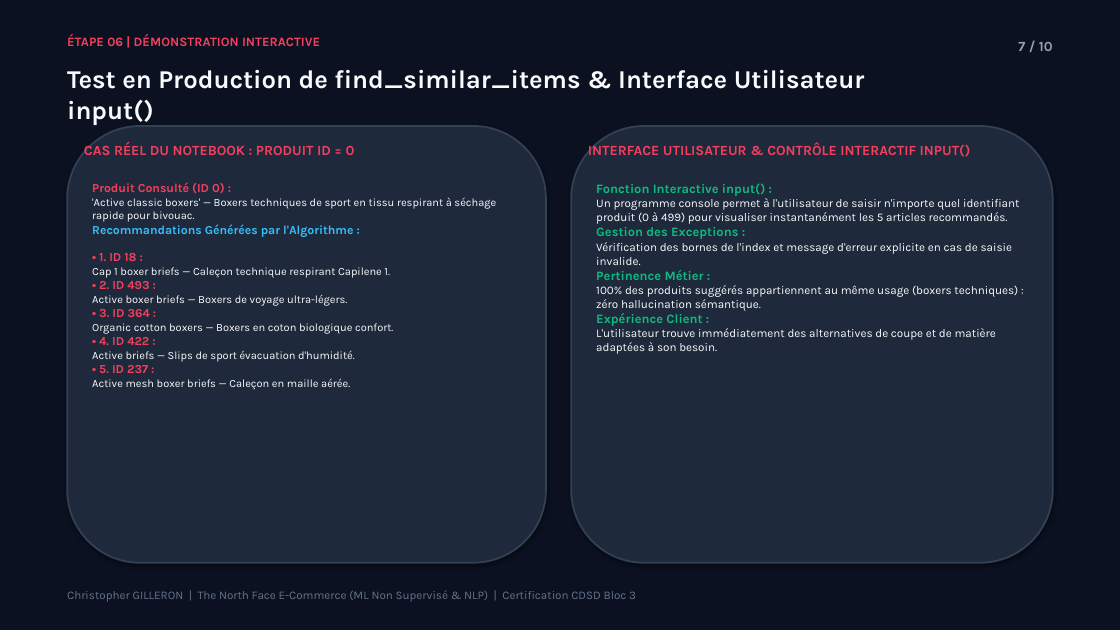
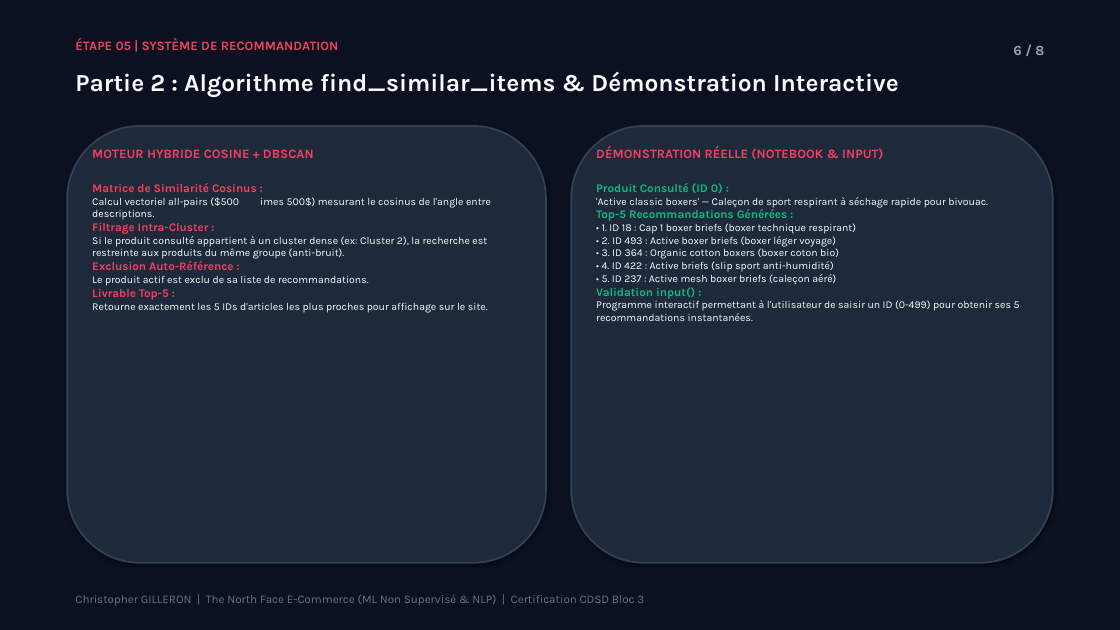
Before and after one commit to Elkristobal59/CERTIFICATION_CDSD, a slide deck: slide 6 of Bloc_3_Machine_Learning/North_Face/North_face_presentation.pptx (slide 7 before the commit). Drawn at 1120x630 pixels with LibreOffice and Linux fonts; fonts in the diff are those of the drawing. Boxes give left, top, right and bottom in pixels: in the first picture for what was removed or moved away, otherwise in the second. Text is boxed around its words. In the diff, an @@ line names an element or a change of style, - is before the commit and + after.

Commit message:
feat(certif): calibrage strict a 8 slides max (format oral 5 min) pour Steam, Walmart et North Face

```diff
--- a/Bloc_3_Machine_Learning/North_Face/North_face_presentation.pptx
+++ b/Bloc_3_Machine_Learning/North_Face/North_face_presentation.pptx
@@ text at bbox=[75, 38, 338, 50]: text changed @@
-ÉTAPE 06 | DÉMONSTRATION INTERACTIVE
+ÉTAPE 05 | SYSTÈME DE RECOMMANDATION
@@ text at bbox=[1013, 46, 1044, 55]: text changed @@
-7 / 10
+6 / 8
@@ text at bbox=[75, 72, 899, 97]: text changed; size 22 to 21 pt @@
-Test en Production de find_similar_items & Interface Utilisateur input()
+Partie 2 : Algorithme find_similar_items & Démonstration Interactive
@@ text at bbox=[92, 149, 314, 158]: text changed; size 12 to 11 pt @@
-CAS RÉEL DU NOTEBOOK : PRODUIT ID = 0
+MOTEUR HYBRIDE COSINE + DBSCAN
@@ text at bbox=[596, 146, 883, 160]: text changed; size 12 to 11 pt @@
-INTERFACE UTILISATEUR & CONTRÔLE INTERACTIF INPUT()
+DÉMONSTRATION RÉELLE (NOTEBOOK & INPUT)
@@ text at bbox=[92, 183, 491, 313]: text changed; size 9.5 to 9 pt @@
-Produit Consulté (ID 0) :
-'Active classic boxers' — Boxers techniques de sport en tissu respirant à séchage rapide pour bivouac.
-Recommandations Générées par l'Algorithme :
-• 1. ID 18 :
-Cap 1 boxer briefs — Caleçon technique respirant Capilene 1.
-• 2. ID 493 :
-Active boxer briefs — Boxers de voyage ultra-légers.
-• 3. ID 364 :
-Organic cotton boxers — Boxers en coton biologique confort.
-• 4. ID 422 :
-Active briefs — Slips de sport évacuation d'humidité.
-• 5. ID 237 :
-Active mesh boxer briefs — Caleçon en maille aérée.
+Matrice de Similarité Cosinus :
+Calcul vectoriel all-pairs ($500 imes 500$) mesurant le cosinus de l'angle entre descriptions.
+Filtrage Intra-Cluster :
+Si le produit consulté appartient à un cluster dense (ex: Cluster 2), la recherche est restreinte aux produits du même groupe (anti-bruit).
+Exclusion Auto-Référence :
+Le produit actif est exclu de sa liste de recommandations.
+Livrable Top-5 :
+Retourne exactement les 5 IDs d'articles les plus proches pour affichage sur le site.
@@ text at bbox=[596, 183, 1020, 321]: text changed; size 10 to 9 pt @@
-Fonction Interactive input() :
-Un programme console permet à l'utilisateur de saisir n'importe quel identifiant produit (0 à 499) pour visualiser instantanément les 5 articles recommandés.
-Gestion des Exceptions :
-Vérification des bornes de l'index et message d'erreur explicite en cas de saisie invalide.
-Pertinence Métier :
-100% des produits suggérés appartiennent au même usage (boxers techniques) : zéro hallucination sémantique.
-Expérience Client :
-L'utilisateur trouve immédiatement des alternatives de coupe et de matière adaptées à son besoin.
+Produit Consulté (ID 0) :
+'Active classic boxers' — Caleçon de sport respirant à séchage rapide pour bivouac.
+Top-5 Recommandations Générées :
+• 1. ID 18 : Cap 1 boxer briefs (boxer technique respirant)
+• 2. ID 493 : Active boxer briefs (boxer léger voyage)
+• 3. ID 364 : Organic cotton boxers (boxer coton bio)
+• 4. ID 422 : Active briefs (slip sport anti-humidité)
+• 5. ID 237 : Active mesh boxer briefs (caleçon aéré)
+Validation input() :
+Programme interactif permettant à l'utilisateur de saisir un ID (0-499) pour obtenir ses 5 recommandations instantanées.
@@ text "Christopher GILLERON | The North ...": place and size @@
-text "Christopher GILLERON | The North ..." at bbox=[67, 590, 636, 602]
+text "Christopher GILLERON | The North ..." at bbox=[75, 594, 644, 606]
```
Also in this commit, not shown: 7 other slides changed, 2 slides removed, 2 other files.
